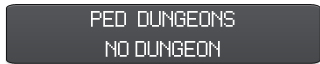
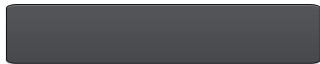
The second w=320, h=64 image is a revision of the first. Changes to its layers:
renamed "PED DUNGEONS NO DUNGEON" to "DUNGEONS REQUIREMENT NO DUNGEON", hid it, painted on it over (x1=91, y1=11, x2=235, y2=57)
